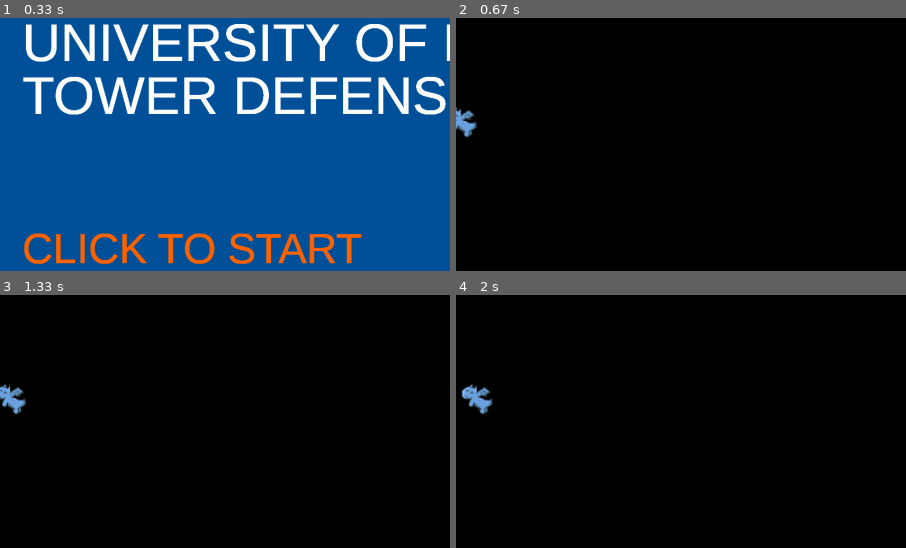
Above: before the commit, frames 1-4 (two rows, left to right).
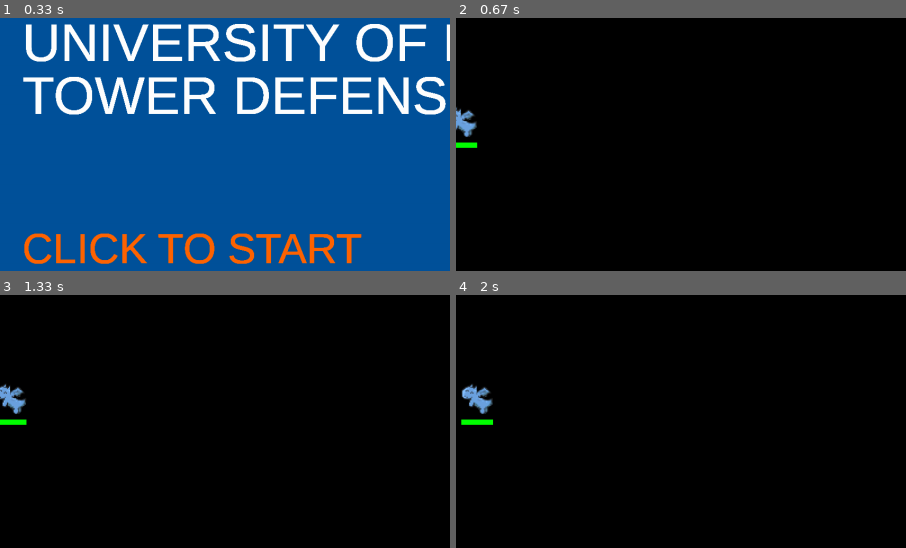
Above: after the commit, the same moments.

Repository: m-heck/SwampHacks
Game: pygame game, started from main.py
The game is run twice, just before and just after one commit, with the same random seed, the same clock (stepped at 60 frames per second) and the same inputs.
Inputs (mouse positions are % of the whole screen's width and height, from its top left):
- Up to frame 1 (0.33 s): no input
- Up to frame 2 (0.67 s): press the mouse at (26, 51) at 0.37 s; move the mouse to (43, 61) at 0.47 s; release the mouse at (60, 72) at 0.6 s
- Up to frame 3 (1.33 s): no input
- Up to frame 4 (2 s): no input
The pictures show only the part of the screen within x 0-50%, y 22-72%; the shares and areas given below are measured in that part.

Frame 1 is identical in both runs. In frame 2, 0.1% of the frame differs, in the area x 0-5%, y 49-52%; in frame 3, 0.1%; in frame 4, 0.2%, in the area x 1-9%, y 49-52%.

Commit message:
adds health bar

Diff:
--- a/fighter.py
+++ b/fighter.py
@@ -34,14 +34,16 @@
 
 
 class Attacker(Fighter):
-    def __init__(self, x=-20, y=375, hp = 100, movespd=500):
+    def __init__(self, x=-20, y=375, hp=100, movespd=500):
         super().__init__(x, y)
+        self.max_hp = hp
         self.hp = hp
         self.movespd = movespd
         self.img = BLUE_DRAGON_1
 
     def draw(self, window):
         window.blit(self.img, (self.x, self.y))
+        self.healthbar(window)
 
     # MOVEMENT METHODS
     def move_right(self, steps, window_width):
@@ -78,3 +80,11 @@
         else:
             self.hp = 0
             self.alive = False
+            # TODO broadcast event for attacker killed
+
+    def healthbar(self, window):
+        # red rect
+        pygame.draw.rect(window, (255, 0, 0), (self.x, self.y + self.img.get_height() + 10, self.img.get_width(), 10))
+
+        # green rect
+        pygame.draw.rect(window, (0, 255, 0), (self.x, self.y + self.img.get_height() + 10, self.img.get_width() * (self.hp / self.max_hp), 10))
